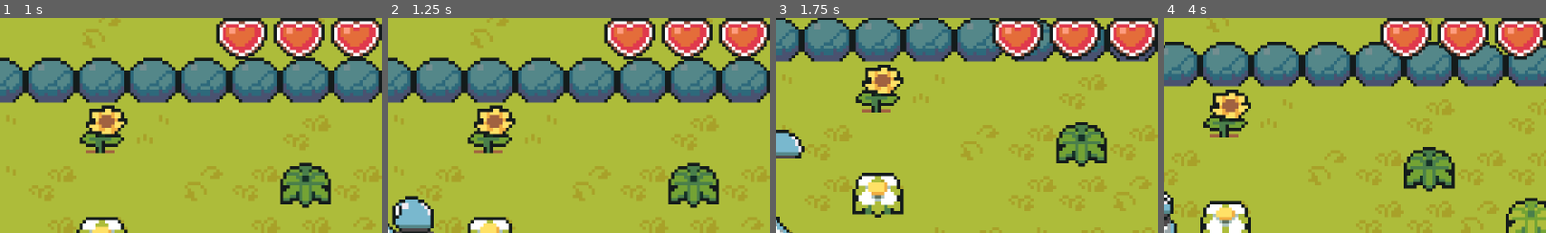
Above: before the commit, frames 1-4 (left to right).
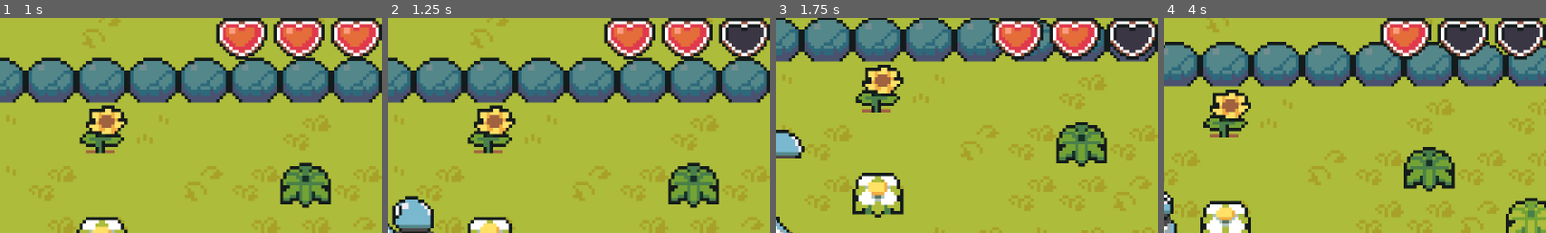
Above: after the commit, the same moments.

Repository: ArtemisSoftware/hidden-village
Game: Godot game, scene res://world/world.tscn
The game is run twice, just before and just after one commit, with the same random seed, the same clock (stepped at 60 frames per second) and the same inputs. The project has no main scene, so this scene is started directly.
Inputs:
- Up to frame 1 (1 s): hold Right (ui_right) from 0.53 s (still down)
- Up to frame 2 (1.25 s): keep holding Right (ui_right)
- Up to frame 3 (1.75 s): release Right (ui_right) at 1.28 s; hold Down (ui_down) from 1.28 s (still down)
- Up to frame 4 (4 s): release Down (ui_down) at 2.03 s; hold Right (ui_right) 2.03-2.78 s; hold Up (ui_up) 2.78-3.53 s; hold Left (ui_left) from 3.53 s (still down)
The pictures show only the part of the screen within x 50-100%, y 0-50%; the shares and areas given below are measured in that part.

Frame 1 is identical in both runs. In frame 2, 1.1% of the frame differs, in the area x 88-99%, y 2-17%; in frame 3, 1.1%; in frame 4, 2.1%, in the area x 73-99%, y 2-17%.

Commit message:
Player health 2

Diff:
--- a/entities/player/player.gd
+++ b/entities/player/player.gd
@@ -6,6 +6,9 @@
 
 @export var max_health: int = 3
 @onready var current_health: int = max_health
+
+signal health_changed
+
 
 func _physics_process(delta: float) -> void:
 
@@ -42,4 +45,5 @@
 		if current_health <= 0:
 			current_health = max_health
 
+		health_changed.emit(current_health)
 	pass # Replace with function body.
--- /dev/null
+++ b/hud/components/heart.gd
@@ -0,0 +1,17 @@
+class_name Heart extends Panel
+
+@onready var sprite_2d: Sprite2D = $Sprite2D
+
+# Called when the node enters the scene tree for the first time.
+func _ready() -> void:
+	pass # Replace with function body.
+
+
+# Called every frame. 'delta' is the elapsed time since the previous frame.
+func _process(delta: float) -> void:
+	pass
+
+func update(isWhole: bool) -> void:
+	if isWhole: sprite_2d.frame = 4
+	else: sprite_2d.frame = 0
+	pass
--- a/hud/components/heart.tscn
+++ b/hud/components/heart.tscn
@@ -1,5 +1,6 @@
 [gd_scene format=3 uid="uid://bslevyetreva"]
 
+[ext_resource type="Script" uid="uid://kt1ltvnhp638" path="res://hud/components/heart.gd" id="1_4ml6x"]
 [ext_resource type="Texture2D" uid="uid://ggmglnbaxca1" path="res://hud/player/sprites/Heart.png" id="1_x0k4j"]
 
 [node name="Heart" type="Panel" unique_id=2103750671]
@@ -7,6 +8,7 @@
 custom_minimum_size = Vector2(16, 13)
 offset_right = 16.0
 offset_bottom = 13.0
+script = ExtResource("1_4ml6x")
 
 [node name="Sprite2D" type="Sprite2D" parent="." unique_id=557533137]
 position = Vector2(0, -2)
--- /dev/null
+++ b/hud/hud.gd
@@ -0,0 +1,16 @@
+extends CanvasLayer
+
+@onready var heart_container: HealtHud = $HeartContainer
+@export var player: Player
+
+# Called when the node enters the scene tree for the first time.
+func _ready() -> void:
+	heart_container.set_max_health(player.max_health)
+	heart_container.update_health(player.current_health)
+	player.health_changed.connect(heart_container.update_health)
+	pass # Replace with function body.
+
+
+# Called every frame. 'delta' is the elapsed time since the previous frame.
+func _process(delta: float) -> void:
+	pass
--- a/hud/hud.tscn
+++ b/hud/hud.tscn
@@ -1,13 +1,13 @@
 [gd_scene format=3 uid="uid://dweq3biojwm1i"]
 
+[ext_resource type="Script" uid="uid://wyo1jlcb2tj7" path="res://hud/hud.gd" id="1_2gk58"]
 [ext_resource type="PackedScene" uid="uid://bgar77kc6vxbd" path="res://hud/player/healt_hud.tscn" id="1_6ca3a"]
 
 [node name="Hud" type="CanvasLayer" unique_id=1191468058]
+script = ExtResource("1_2gk58")
 
 [node name="HeartContainer" parent="." unique_id=1604997671 instance=ExtResource("1_6ca3a")]
 anchors_preset = 1
 anchor_left = 1.0
 anchor_right = 1.0
-offset_left = -52.0
-offset_right = 0.0
 grow_horizontal = 0
--- /dev/null
+++ b/hud/player/healt_hud.gd
@@ -0,0 +1,30 @@
+class_name HealtHud extends HBoxContainer
+
+const HEART = preload("uid://bslevyetreva")
+
+
+# Called when the node enters the scene tree for the first time.
+func _ready() -> void:
+	pass # Replace with function body.
+
+
+# Called every frame. 'delta' is the elapsed time since the previous frame.
+func _process(delta: float) -> void:
+	pass
+
+func set_max_health(max: int) -> void:
+	for index in range(max):
+		var heart = HEART.instantiate()
+		add_child(heart)
+	pass
+
+
+func update_health(current_health: int) -> void:
+	var health = get_children()
+
+	for index in range(current_health):
+		health[index].update(true)
+
+	for index in range(current_health, health.size()):
+		health[index].update(false)
+	pass
--- a/hud/player/healt_hud.tscn
+++ b/hud/player/healt_hud.tscn
@@ -1,17 +1,7 @@
 [gd_scene format=3 uid="uid://bgar77kc6vxbd"]
 
-[ext_resource type="PackedScene" uid="uid://bslevyetreva" path="res://hud/components/heart.tscn" id="1_12drn"]
+[ext_resource type="Script" uid="uid://bvek2ici8m2s8" path="res://hud/player/healt_hud.gd" id="1_12drn"]
 
 [node name="HeartContainer" type="HBoxContainer" unique_id=1604997671]
-offset_right = 52.0
-offset_bottom = 40.0
 theme_override_constants/separation = 2
-
-[node name="Heart" parent="." unique_id=2103750671 instance=ExtResource("1_12drn")]
-layout_mode = 2
-
-[node name="Heart2" parent="." unique_id=1088373501 instance=ExtResource("1_12drn")]
-layout_mode = 2
-
-[node name="Heart3" parent="." unique_id=762184246 instance=ExtResource("1_12drn")]
-layout_mode = 2
+script = ExtResource("1_12drn")
--- a/world/world.tscn
+++ b/world/world.tscn
@@ -1315,4 +1315,5 @@
 [node name="Marker2D" type="Marker2D" parent="Enemies/Slime2" unique_id=1229009068]
 position = Vector2(57, -3)
 
-[node name="Hud" parent="." unique_id=1191468058 instance=ExtResource("7_sc4t8")]
+[node name="Hud" parent="." unique_id=1191468058 node_paths=PackedStringArray("player") instance=ExtResource("7_sc4t8")]
+player = NodePath("../Player")
Not shown, added: hud/components/heart.gd.uid
Not shown, added: hud/hud.gd.uid
Not shown, added: hud/player/healt_hud.gd.uid
